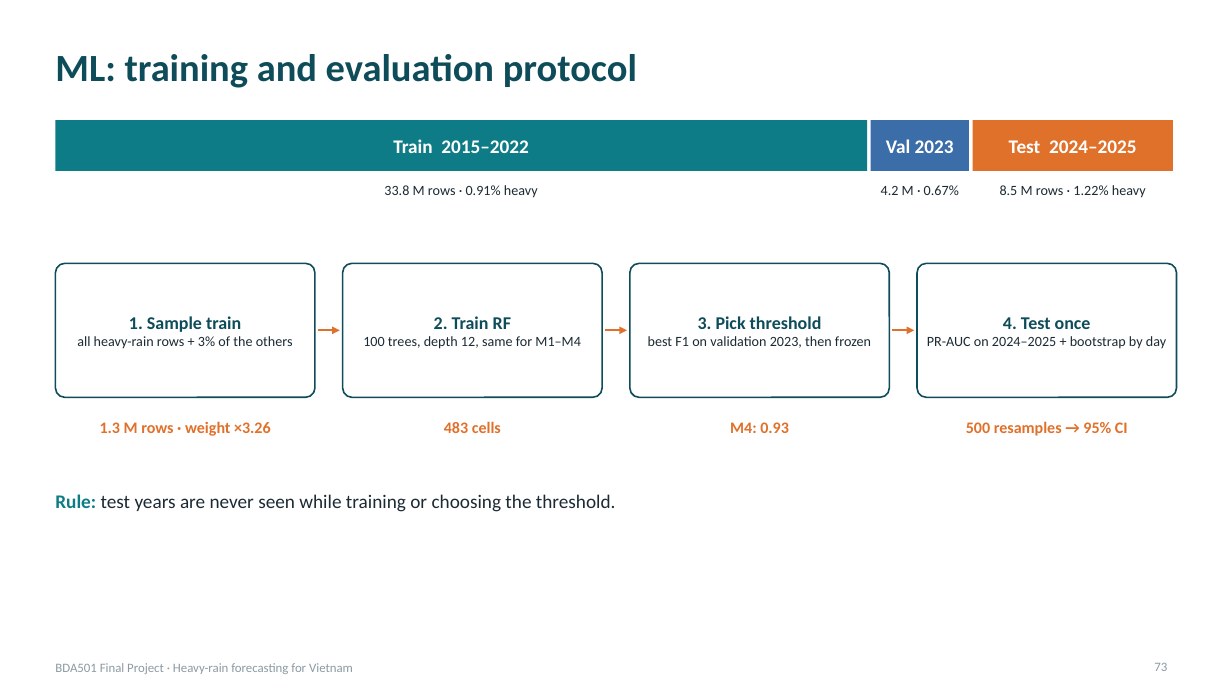
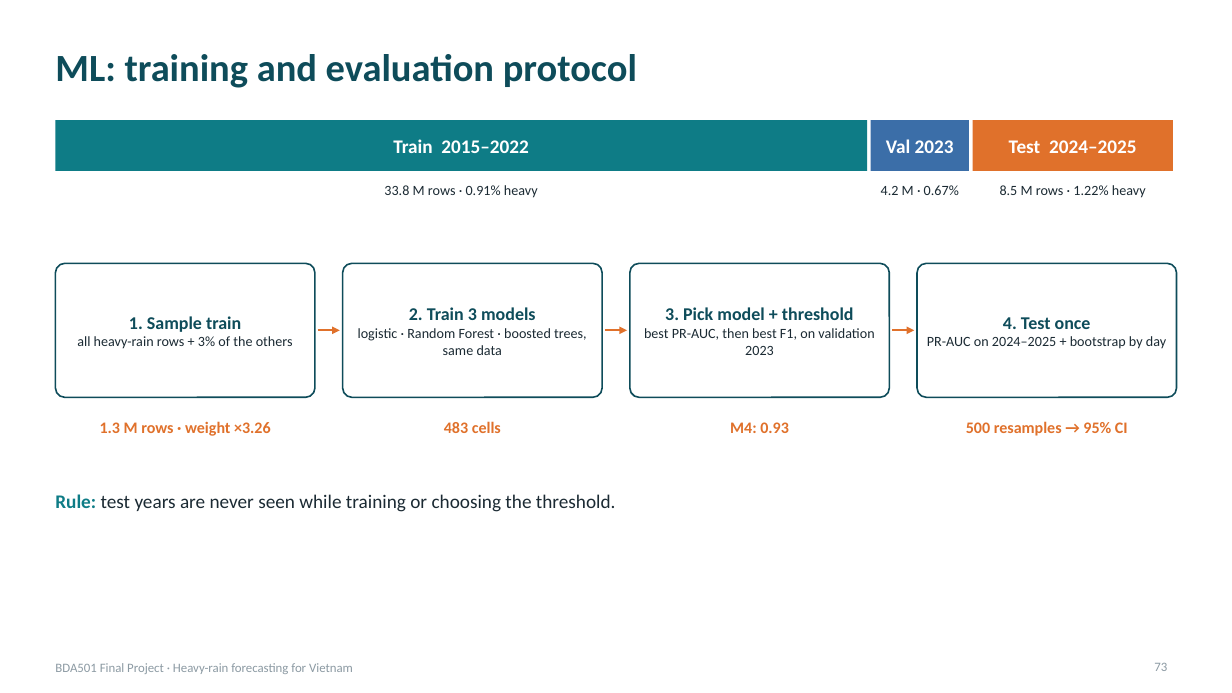
Before and after one commit to PhamLeTanThinh/BDA501_weather, a slide deck: slide 73 of deck/BDA501_Heavy_Rain_Forecast.pptx. Drawn at 1232x693 pixels with LibreOffice and Linux fonts; fonts in the diff are those of the drawing. Boxes give left, top, right and bottom in pixels: in the first picture for what was removed or moved away, otherwise in the second. Text is boxed around its words. In the diff, an @@ line names an element or a change of style, - is before the commit and + after.

```diff
--- a/deck/BDA501_Heavy_Rain_Forecast.pptx
+++ b/deck/BDA501_Heavy_Rain_Forecast.pptx
@@ text at (358, 307, 587, 355): text changed @@
-2. Train RF
-100 trees, depth 12, same for M1–M4
+2. Train 3 models
+logistic · Random Forest · boosted trees, same data
@@ text at (644, 307, 874, 355): text changed @@
-3. Pick threshold
-best F1 on validation 2023, then frozen
+3. Pick model + threshold
+best PR-AUC, then best F1, on validation 2023
```
Also in this commit, not shown: 31 other slides changed, 14 slides added, 14 slides removed, 28 other files.
